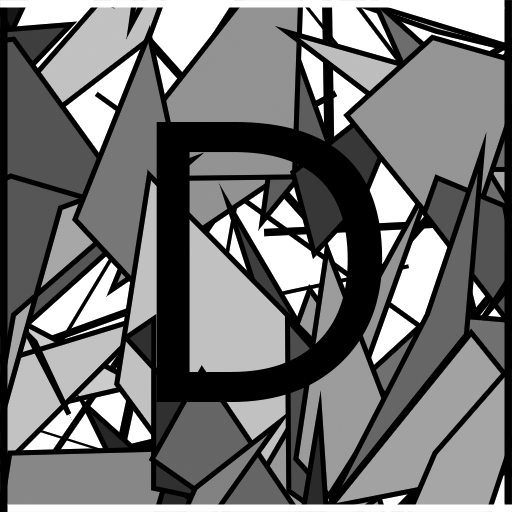
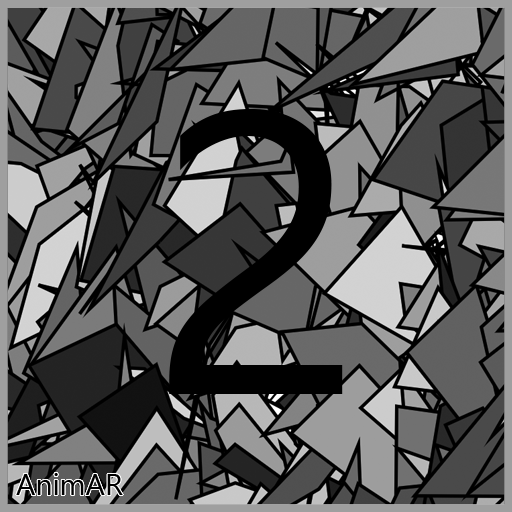
Comparing the layer stacks of the two w=512, h=512 images. Changes:
added layer "Layer 6" above "Layer 2" over [15, 471, 124, 497]
painted on "Layer 2" over [0, 0, 512, 512]
renamed "D" to "2", painted on it over [156, 109, 383, 402]
added layer "Layer 5" above "Layer 4" over [0, 0, 512, 512]
